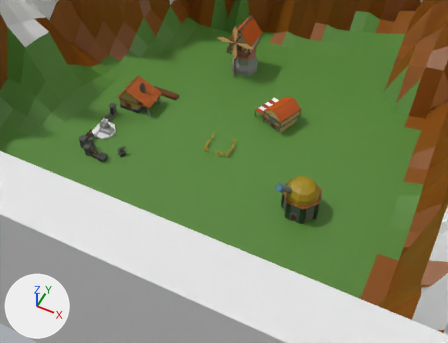
The glTF model public/text.glb as it was, and as the next commit left it.
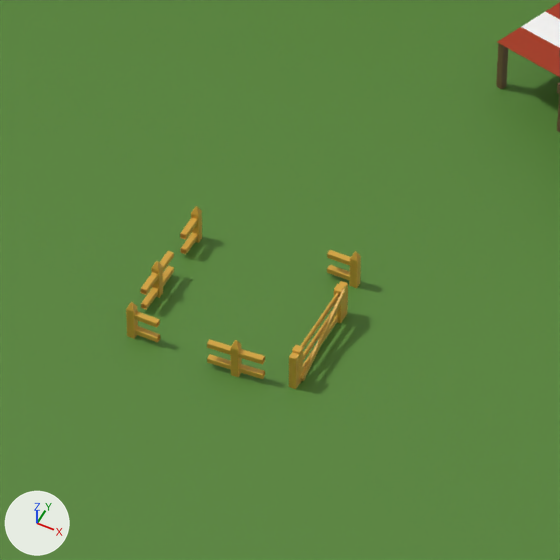
Each version appears first from a camera (50 mm lens) standing at (12.88, -24.08, 25.14) and looking at (2.49, -3.29, -0.85), and next in a close-up on the part from 42% to 59% of the width and 30% to 53% of the height. The axes (+X, +Y, +Z) are drawn at lower left. The lights are the same throughout. Where no turn or scale is listed for an object, it has been applied to the vertices.

The first close-up shows 'Bakery', 'Door.001', 'Fence_01', 'Fence_01.001', 'Fence_02', 'Fence_02.001', 'Fence_02.002', 'Terrain.001'.
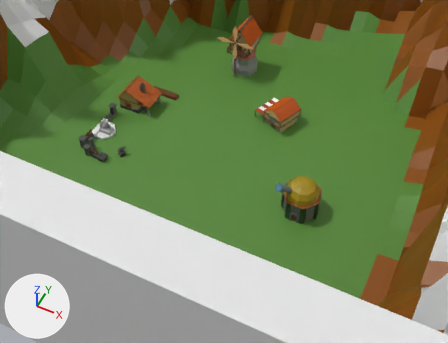
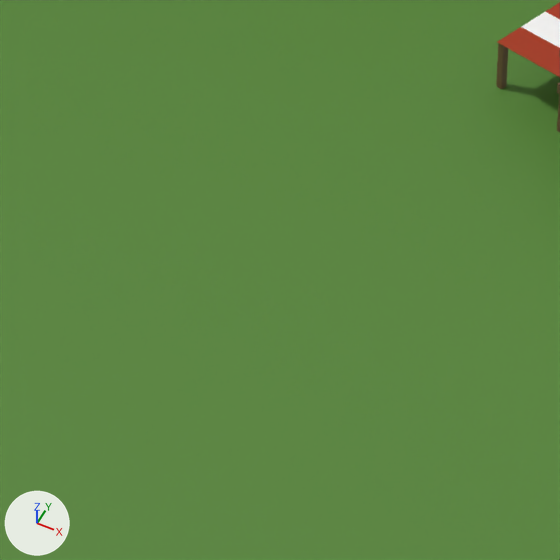
Where the change shows, as pixel boxes [x1, y1, x2, y2] in the close-ups (560 x 560 px):
'Door.001', deleted: before [289, 281, 348, 389]
    faces in mat_wood_door (orange #dbaa41): [289, 281, 348, 389]
    faces in mat_woodscreen_door (orange #eeb947): [289, 283, 348, 384]
'Fence_01.001', deleted: before [207, 339, 265, 379]
    faces in mat_wood_fence_001 (orange #dbaa41): [207, 339, 265, 379]
'Fence_01', deleted (orange): before [140, 251, 174, 310]
    faces in mat_wood_fence (orange #dbaa41): [140, 251, 174, 310]
'Fence_02.001', deleted: before [126, 302, 160, 342]
    faces in mat_wood_fence_02_001 (orange #dbaa41): [126, 302, 160, 342]
'Fence_02.002', deleted: before [327, 250, 361, 288]
    faces in mat_wood_fence_02_002 (orange #dbaa41): [327, 250, 361, 288]
'Fence_02', deleted (orange): before [180, 206, 202, 254]
    faces in mat_wood_fence_02 (orange #dbaa41): [180, 207, 202, 254]

The change in detail:
Object 'Door.001' (ob_door_001) is deleted.
Object 'Fence_01' (ob_fence_01) is deleted.
Object 'Fence_02' (ob_fence_02) is deleted.
Object 'Fence_02.001' (ob_fence_02_001) is deleted.
Object 'Fence_01.001' (ob_fence_01_001) is deleted.
Object 'Fence_02.002' (ob_fence_02_002) is deleted.
